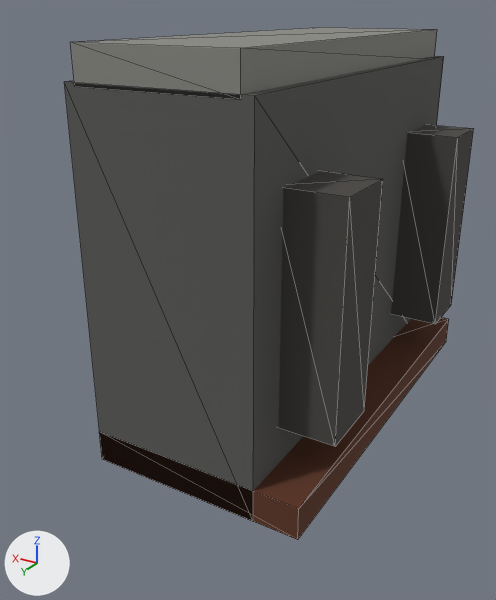
The glTF model public/models/bumper_front.glb, before and after one commit.
The view is the same before and after, from a camera (50 mm lens) standing at (0.143, 0.578, -0.569) and looking at (0.451, 0.065, -0.825). The lights are fixed; the arrows at lower left show +X, +Y and +Z. The first picture is the older version. Mesh edges are drawn as thin lines. Vertices at exactly the same position are counted once.

In view in the first picture: 'bumper_front'.
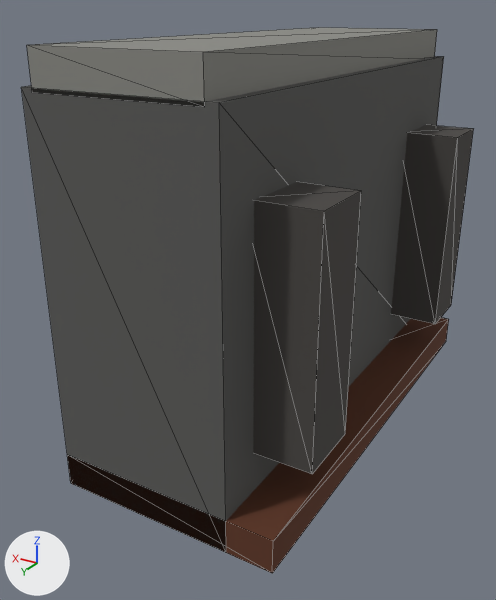
The newer file is also turned or shifted as a whole; pictures and numbers use the older file's frame.

Where the change shows, as pixel boxes (x1, y1, x2, y2) in the pictures (496 x 600 px; the box of a moved part takes in the faces that stretch with it):
```json
{"object": "bumper_front", "change": "reshaped", "before": [64, 28, 474, 540], "after": [21, 28, 474, 573], "on screen": "10% wider, 6% taller"}
{"part": 1, "of": "me_cube", "change": "moved or reshaped", "before": [278, 171, 382, 446], "after": [253, 182, 361, 474]}
{"part": 2, "of": "me_cube", "change": "moved or reshaped", "before": [64, 28, 433, 540], "after": [21, 28, 433, 573]}
```

The change, as JSON lines over the scene's bpy script:
```json
{"block": "me_cube", "where": "# used by ob_bumper_front; location = (0.0, 0.0, 0.0)"}
{"op": "remove", "block": "me_cube", "code": "me_cube.from_pydata(...)  # 40 vertices, 60 faces; spans x 0.315..0.525, y -0.2..0.2, z -0.95..-0.593"}
{"op": "add", "block": "me_cube", "code": "me_cube.from_pydata(...)  # 40 vertices, 60 faces; spans x 0.315..0.525, y -0.2..0.24, z -0.95..-0.593"}
{"block": "me_cube", "change": "me_cube part 1: the loose piece of 8 vertices spanning x 0.315..0.375, y 0.1..0.16, z -0.884..-0.686 is moved by (0.0, 0.04, 0.0)"}
{"block": "me_cube", "change": "me_cube part 2: all 12 vertices in x 0.325..0.525, y 0.2, z -0.95..-0.593 are moved by (0.0, 0.04, 0.0)"}
```
